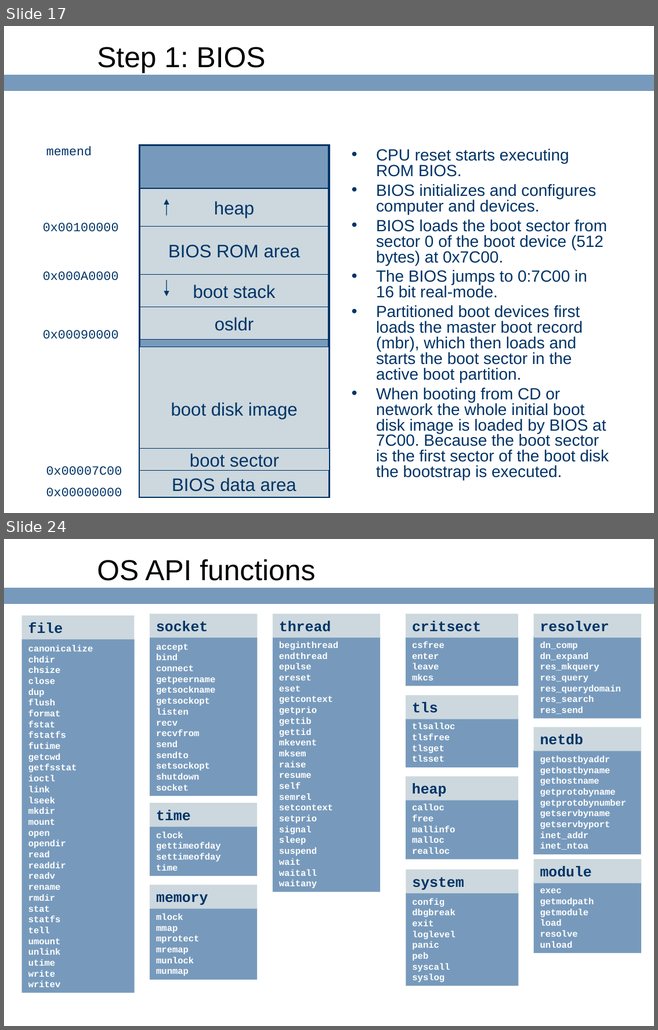
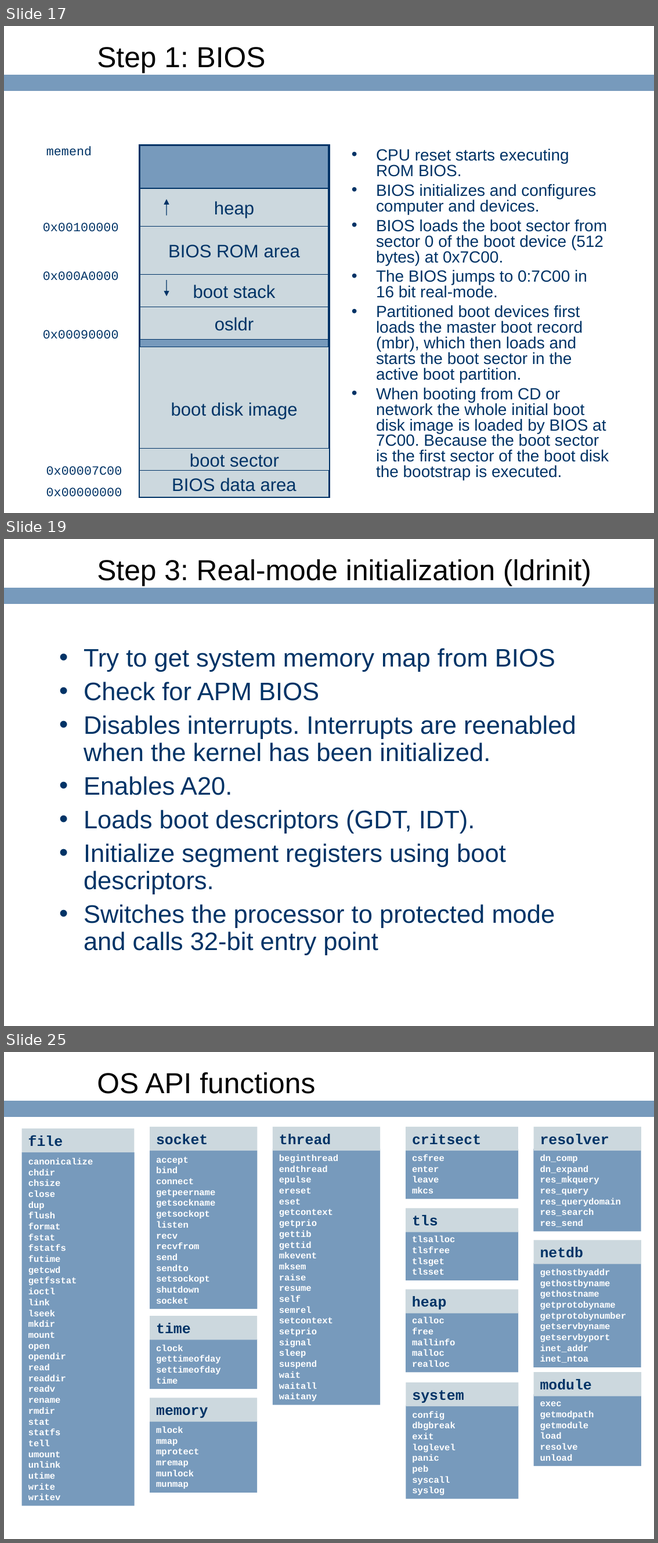
Before and after one commit to ringgaard/sanos, a slide deck: doc/sanostech.ppt. Shown one above the other, each under a label of ours: slides 17 and 24 before the commit, slides 17, 19 and 25 after it; the slides between them are not shown. The pictures are 658x1030 and 658x1543 pixels, drawn with LibreOffice and Linux fonts; fonts in the diff are those of the drawing; background and template pictures are left out. Boxes give left, top, right and bottom in pixels: in the first picture for what was removed or moved away, otherwise in the second. Text is boxed around its words. In the diff, an @@ line names an element or a change of style, - is before the commit and + after.

```diff
--- a/doc/sanostech.ppt
+++ b/doc/sanostech.ppt
@@ slide 19 added at (4, 539, 654, 1026), background #FFFFFF; not listed: 1 template element that a slide beside it also shows @@
@@ title added at (97, 559, 591, 586), 32 pt, text #000000 @@
+Step 3: Real-mode initialization (ldrinit)
@@ text added at (83, 648, 576, 955), 28 pt, text #003366 @@
+• Try to get system memory map from BIOS
+• Check for APM BIOS
+• Disables interrupts. Interrupts are reenabled when the kernel has been initialized.
+• Enables A20.
+• Loads boot descriptors (GDT, IDT).
+• Initialize segment registers using boot descriptors.
+• Switches the processor to protected mode and calls 32-bit entry point
@@ what was slide 24 is now slide 25 @@
```
Also in this commit, not shown: 8 slides changed.
